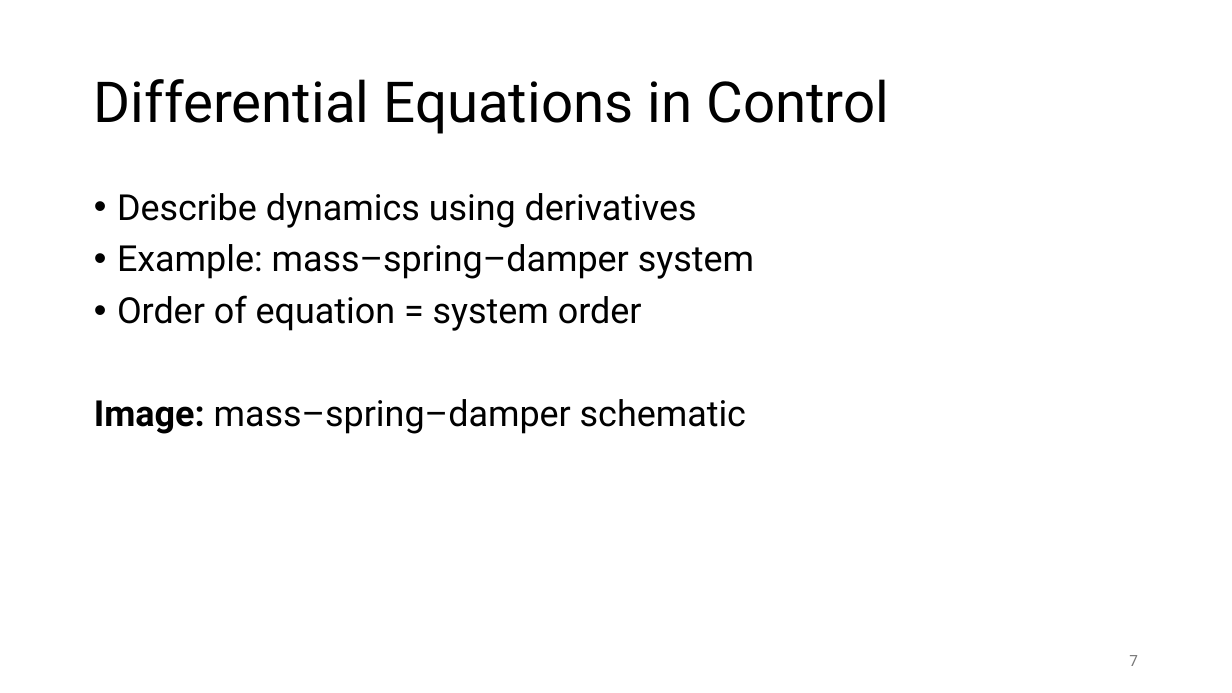
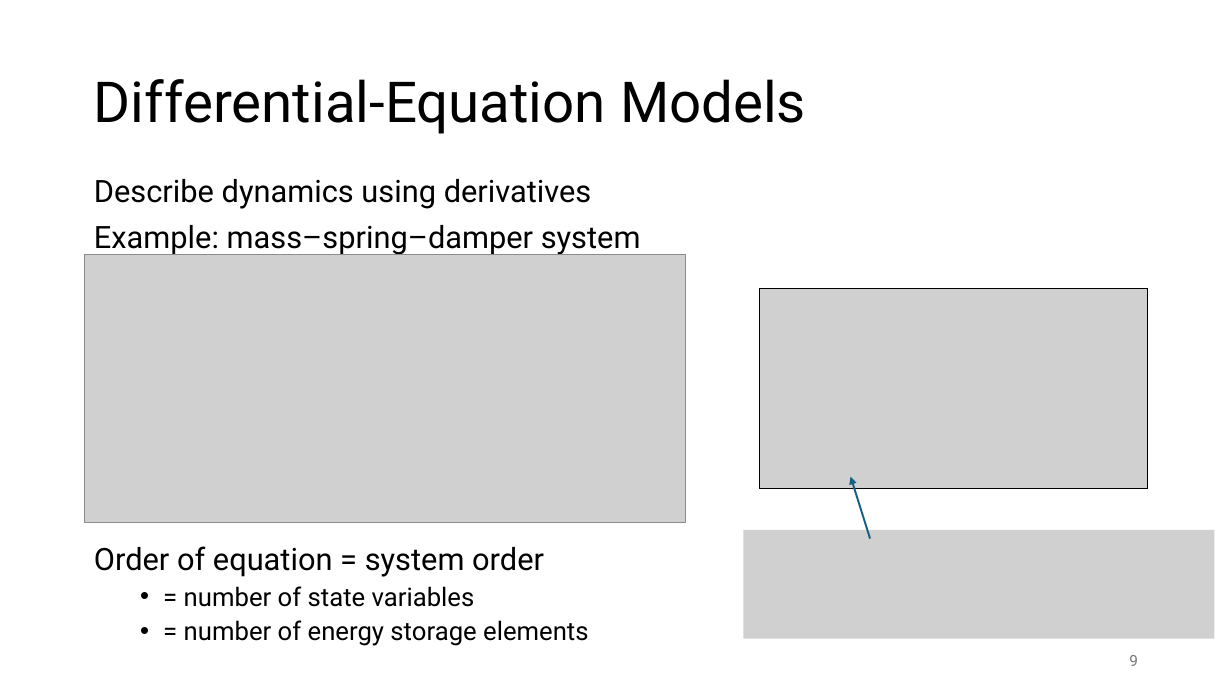
Before and after one commit to FelixWick/control_engineering, a slide deck: slide 9 of slides/1_systems.pptx (slide 7 before the commit). Drawn at 1232x693 pixels with LibreOffice and Linux fonts; fonts in the diff are those of the drawing; grey boxes stand for pictures. Boxes give left, top, right and bottom in pixels: in the first picture for what was removed or moved away, otherwise in the second. Text is boxed around its words. In the diff, an @@ line names an element or a change of style, - is before the commit and + after.

Commit message:
some systems slides

```diff
--- a/slides/1_systems.pptx
+++ b/slides/1_systems.pptx
@@ title at [94, 79, 806, 134]: text changed @@
-Differential Equations in Control
+Differential-Equation Models
@@ text "Describe dynamics using derivatives": place and size @@
-text "Describe dynamics using derivatives" at [94, 193, 754, 434]
+text "Describe dynamics using derivatives" at [94, 179, 641, 646]
@@ text at [94, 179, 641, 577]: size 28 to 24 pt in "Describe dynamics using derivatives", "Example: mass–spring–damper system", "Order of equation = system order"; bullet • to none @@
@@ picture added at [85, 255, 686, 522] @@
@@ picture added at [760, 288, 1147, 489] @@
@@ arrow added from (871, 539) to (851, 477), #156082 1.5 pt @@
@@ picture added at [743, 530, 1214, 639] @@
@@ text at [184, 586, 588, 646]: text changed; size 28 to 20 pt @@
-Image: mass–spring–damper schematic
+  • = number of state variables
+  • = number of energy storage elements
@@ page number at [1129, 655, 1138, 666]: text changed @@
-7
+9
```
Also in this commit, not shown: 7 other slides changed, 3 slides added, 1 slide removed, 8 other files.
